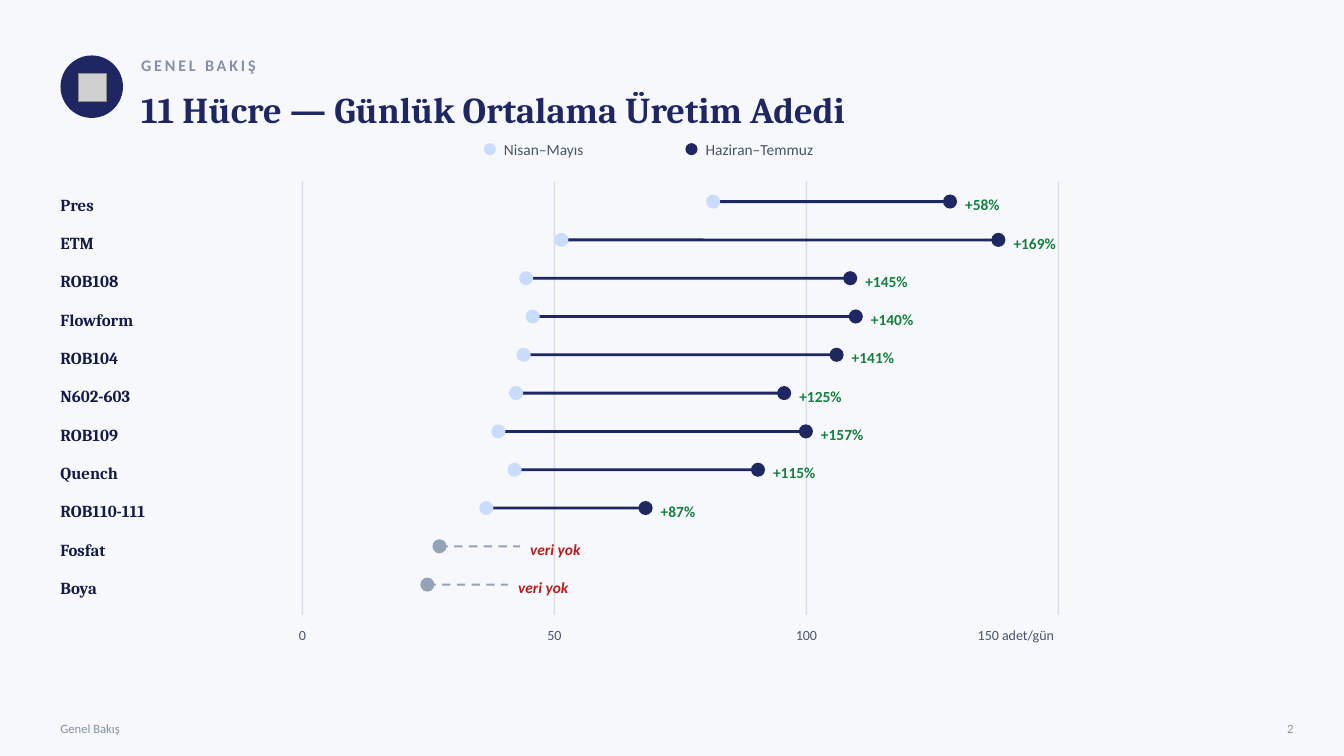
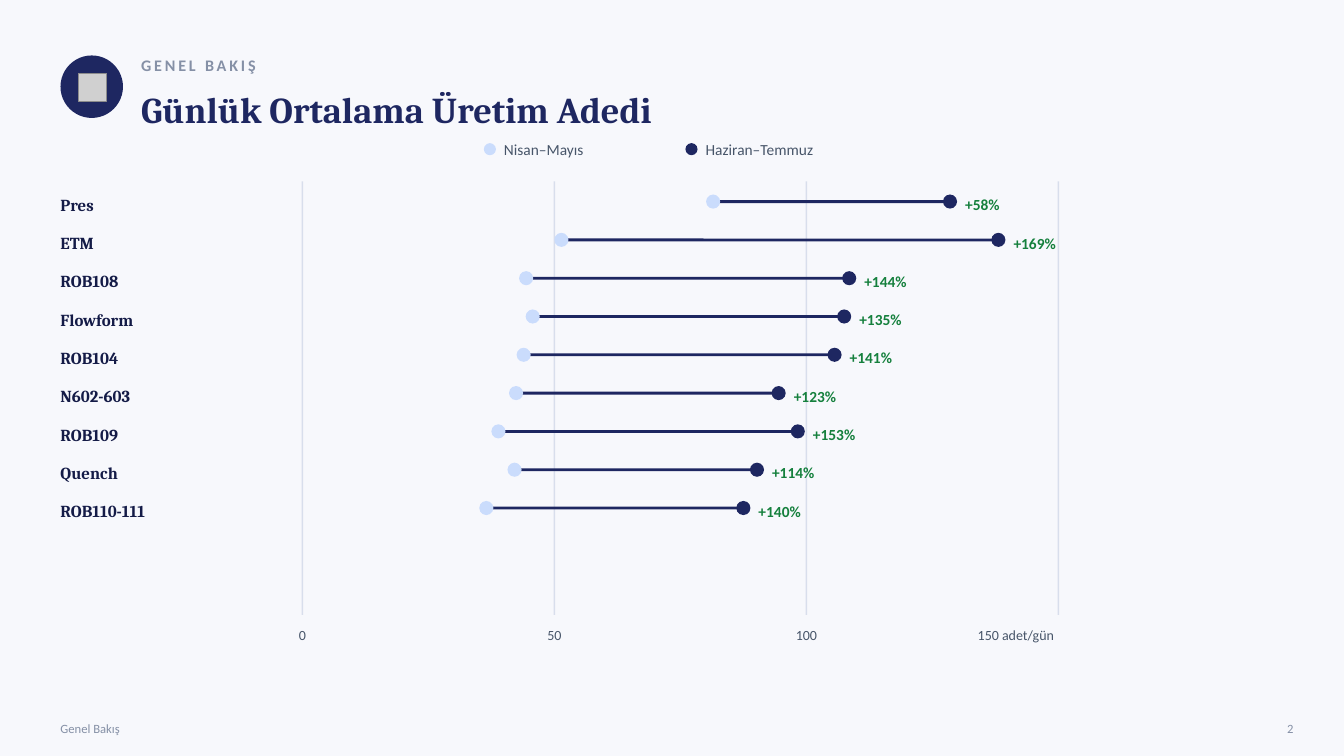
Before and after one commit to sgtdali/ManufUI, a slide deck: slide 3 of docs/sunumlar/Repkon-HF901-Ust-Yonetim-Sunumu-2026-07.pptx. Drawn at 1344x756 pixels with LibreOffice and Linux fonts; fonts in the diff are those of the drawing; grey boxes stand for pictures. Boxes give left, top, right and bottom in pixels: in the first picture for what was removed or moved away, otherwise in the second. Text is boxed around its words. In the diff, an @@ line names an element or a change of style, - is before the commit and + after.

```diff
--- a/docs/sunumlar/Repkon-HF901-Ust-Yonetim-Sunumu-2026-07.pptx
+++ b/docs/sunumlar/Repkon-HF901-Ust-Yonetim-Sunumu-2026-07.pptx
@@ text at <box>141,92,652,124</box>: text changed @@
-11 Hücre — Günlük Ortalama Üretim Adedi
+Günlük Ortalama Üretim Adedi
@@ text at <box>864,276,906,287</box>: text changed @@
-+145%
++144%
@@ line moved from (533, 317) - (856, 317) to (533, 317) - (845, 317) @@
@@ ellipse: place and size @@
-ellipse at <box>849,310,863,324</box>
+ellipse at <box>837,310,851,324</box>
@@ text added at <box>859,314,901,325</box>, 11 pt, text #15803D, bold @@
++135%
@@ ellipse: place and size @@
-ellipse at <box>777,386,791,400</box>
+ellipse at <box>772,386,786,400</box>
@@ line moved from (516, 393) - (784, 393) to (516, 393) - (778, 393) @@
@@ text at <box>794,391,836,402</box>: text changed @@
-+125%
++123%
@@ line moved from (499, 432) - (807, 432) to (499, 432) - (799, 432) @@
@@ ellipse: place and size @@
-ellipse at <box>799,424,813,439</box>
+ellipse at <box>790,424,805,439</box>
@@ text at <box>813,429,855,440</box>: text changed @@
-+157%
++153%
@@ text at <box>772,467,814,478</box>: text changed @@
-+115%
++114%
@@ line moved from (487, 508) - (646, 508) to (487, 508) - (744, 508) @@
@@ text removed at <box>661,506,696,517</box> @@
-+87%
@@ ellipse: place and size @@
-ellipse at <box>638,501,652,515</box>
+ellipse at <box>736,501,750,515</box>
@@ text "+140%": place and size @@
-text "+140%" at <box>871,314,913,325</box>
+text "+140%" at <box>758,506,800,517</box>
@@ ellipse removed at <box>433,539,447,554</box> @@
@@ text removed at <box>60,544,105,556</box> @@
-Fosfat
@@ line removed from (440, 546) to (520, 546) @@
@@ text removed at <box>530,544,581,558</box> @@
-veri yok
@@ text removed at <box>60,582,96,598</box> @@
-Boya
@@ ellipse removed at <box>420,578,435,592</box> @@
@@ line removed from (427, 585) to (508, 585) @@
@@ text removed at <box>518,582,569,596</box> @@
-veri yok
```
Also in this commit, not shown: 23 other slides changed, 2 slides removed, 12 other files.
